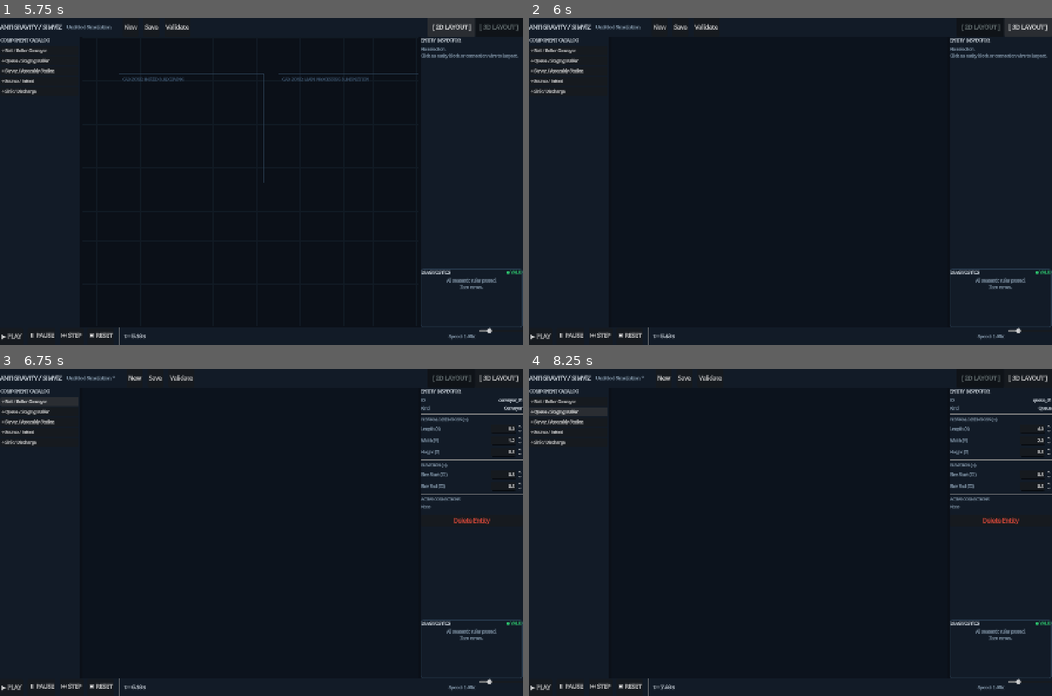
Above: before the commit, frames 1-4 (two rows, left to right).
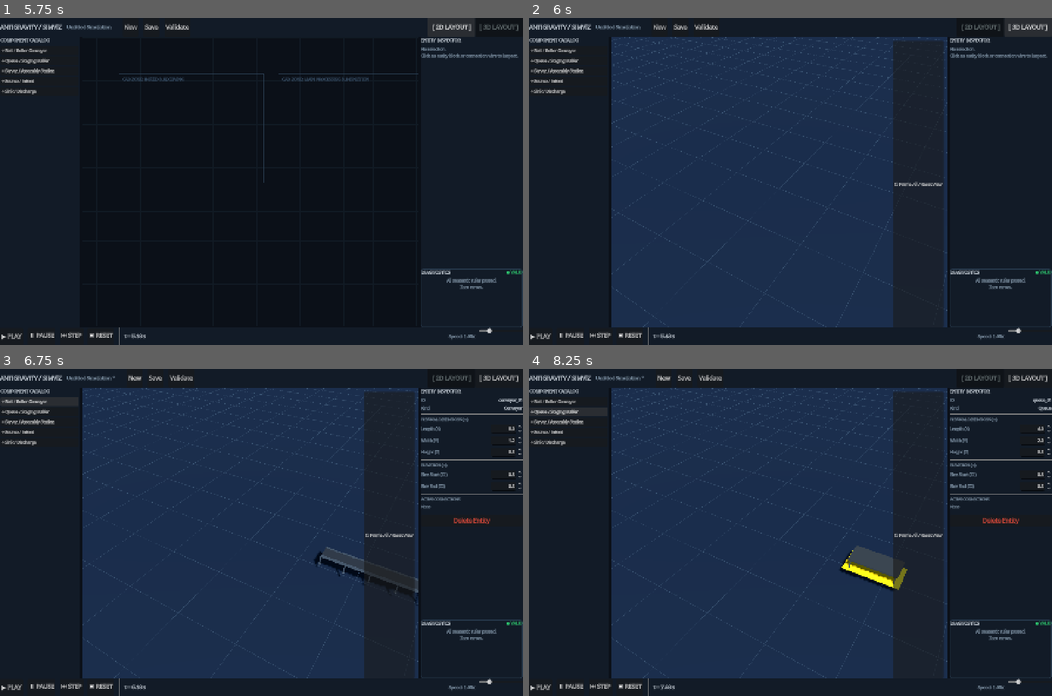
Above: after the commit, the same moments.

Repository: SouKot/Hermes.jl
Game: Godot game, scene res://scenes/main.tscn
Two runs of this game, one before a commit and one after it. Both use one fixed random seed, a clock stepped at 60 frames per second and the inputs below.
Inputs:
- Up to frame 1 (5.75 s): click "▶ PLAY" at 0.5 s; click "▶ PLAY" at 1.25 s; click "New" at 2 s; click "New" at 2.75 s; click "New" at 3.5 s; click "Validate" at 4.25 s; click "[ 2D LAYOUT ]" at 5 s
- Up to frame 2 (6 s): click "[ 3D LAYOUT ]" at 5.75 s
- Up to frame 3 (6.75 s): click "+ Belt / Roller Conveyor" at 6.5 s
- Up to frame 4 (8.25 s): click "New" at 7.25 s; click "+ Queue / Staging Buffer" at 8 s

Frame 1 is identical in both runs. In frame 2, 49% of the frame differs, in the area x 15-80%, y 5-95%; in frame 3, 49%; in frame 4, 49%.
Error in both runs: Invalid assignment of property or key 'text' with value of type 'String' on a base object of type 'Nil'. (res://scripts/main.gd:114)

Commit message:
fix(3d): resolve camera positioning, spherical orbit rig, auto-framing, and 3D equipment rendering in 3D Layout

Diff:
--- a/godot/scripts/authoring_2d_canvas.gd
+++ b/godot/scripts/authoring_2d_canvas.gd
@@ -137,6 +137,7 @@
 		if doc_store != null:
 			doc_store.is_dirty = true
 			doc_store.validate()
+			doc_store.document_modified.emit()
 	_redraw_all()
 
 func _on_port_drag_started(elem_id: String, port_id: String, port_kind: String, is_output: bool, start_pos: Vector2) -> void:
--- a/godot/scripts/authoring_3d_viewport.gd
+++ b/godot/scripts/authoring_3d_viewport.gd
@@ -17,9 +17,9 @@
 var _floor_mesh: MeshInstance3D
 
 # Orbit Camera parameters
-var _cam_distance: float = 24.0
-var _cam_pitch: float = -0.55 # Radians (~31 degrees down)
-var _cam_yaw: float = 0.65   # Radians
+var _cam_distance: float = 30.0
+var _cam_pitch: float = 0.65   # Radians elevation above floor (~37 degrees)
+var _cam_yaw: float = 0.55     # Radians horizontal azimuth
 var _is_orbiting: bool = false
 var _is_panning: bool = false
 var _last_mouse_pos: Vector2 = Vector2.ZERO
@@ -30,14 +30,22 @@
 	size_flags_horizontal = Control.SIZE_EXPAND_FILL
 	size_flags_vertical = Control.SIZE_EXPAND_FILL
 	mouse_filter = Control.MOUSE_FILTER_STOP
-
-func _ready() -> void:
-	_setup_3d_world()
+	_ensure_setup()
 	if doc_store != null:
 		doc_store.document_loaded.connect(_on_document_reloaded)
 		doc_store.document_modified.connect(_on_document_modified)
 		doc_store.selection_changed.connect(_on_selection_changed)
-		rebuild_3d_scene()
+
+func _ready() -> void:
+	_ensure_setup()
+	rebuild_3d_scene()
+	frame_scene()
+
+func _ensure_setup() -> void:
+	if _world_root != null:
+		return
+	_setup_3d_world()
+	_setup_ui_overlay()
 
 func _setup_3d_world() -> void:
 	_sub_viewport = SubViewport.new()
@@ -54,8 +62,8 @@
 	env_res.background_mode = Environment.BG_COLOR
 	env_res.background_color = Color("#0c131d")
 	env_res.ambient_light_source = Environment.AMBIENT_SOURCE_COLOR
-	env_res.ambient_light_color = Color("#4b5a6c")
-	env_res.ambient_light_energy = 1.2
+	env_res.ambient_light_color = Color("#55697d")
+	env_res.ambient_light_energy = 1.3
 	env.environment = env_res
 	_world_root.add_child(env)
 
@@ -66,13 +74,13 @@
 	sun.shadow_enabled = true
 	_world_root.add_child(sun)
 
-	# 2. Polished Concrete Floor Slab
+	# 2a. Polished Concrete Floor Slab
 	var floor_m := PlaneMesh.new()
 	floor_m.size = Vector2(160, 160)
 	var floor_mat := StandardMaterial3D.new()
-	floor_mat.albedo_color = Color("#18212c")
-	floor_mat.metallic = 0.2
-	floor_mat.roughness = 0.4
+	floor_mat.albedo_color = Color("#1e293b")
+	floor_mat.metallic = 0.25
+	floor_mat.roughness = 0.35
 	floor_m.material = floor_mat
 
 	_floor_mesh = MeshInstance3D.new()
@@ -80,15 +88,38 @@
 	_floor_mesh.position = Vector3(0, 0, 0)
 	_world_root.add_child(_floor_mesh)
 
+	# 2b. CAD Floor Alignment Grid (5m spacing with subtle unshaded lines)
+	var grid_mat := StandardMaterial3D.new()
+	grid_mat.shading_mode = BaseMaterial3D.SHADING_MODE_UNSHADED
+	grid_mat.albedo_color = Color(0.24, 0.34, 0.46, 0.7)
+
+	var verts := PackedVector3Array()
+	for i in range(-80, 81, 5):
+		verts.append(Vector3(float(i), 0.01, -80.0))
+		verts.append(Vector3(float(i), 0.01, 80.0))
+		verts.append(Vector3(-80.0, 0.01, float(i)))
+		verts.append(Vector3(80.0, 0.01, float(i)))
+
+	var arr_mesh := ArrayMesh.new()
+	var arrays := []
+	arrays.resize(Mesh.ARRAY_MAX)
+	arrays[Mesh.ARRAY_VERTEX] = verts
+	arr_mesh.add_surface_from_arrays(Mesh.PRIMITIVE_LINES, arrays)
+	arr_mesh.surface_set_material(0, grid_mat)
+
+	var grid_inst := MeshInstance3D.new()
+	grid_inst.mesh = arr_mesh
+	_world_root.add_child(grid_inst)
+
 	# 3. Orbit Camera Rig
 	_cam_pivot = Node3D.new()
-	_cam_pivot.position = Vector3(10, 0, 10)
+	_cam_pivot.position = Vector3(15.0, 0.8, -10.0)
 	_world_root.add_child(_cam_pivot)
 
 	_camera = Camera3D.new()
 	_camera.current = true
-	_camera.fov = 50.0
-	_cam_pivot.add_child(_camera)
+	_camera.fov = 48.0
+	_world_root.add_child(_camera)
 	_update_camera_transform()
 
 	# 4. Equipment Container
@@ -96,11 +127,33 @@
 	_entities_root.name = "EntitiesRoot"
 	_world_root.add_child(_entities_root)
 
+func _setup_ui_overlay() -> void:
+	var overlay := MarginContainer.new()
+	overlay.set_anchors_and_offsets_preset(Control.PRESET_FULL_RECT)
+	overlay.mouse_filter = Control.MOUSE_FILTER_IGNORE
+	overlay.add_theme_constant_override("margin_top", 10)
+	overlay.add_theme_constant_override("margin_right", 10)
+	add_child(overlay)
+
+	var hbox := HBoxContainer.new()
+	hbox.alignment = BoxContainer.ALIGNMENT_END
+	hbox.mouse_filter = Control.MOUSE_FILTER_IGNORE
+	overlay.add_child(hbox)
+
+	var reset_btn := Button.new()
+	reset_btn.text = "⛶ Frame All / Reset View"
+	reset_btn.add_theme_font_size_override("font_size", 11)
+	reset_btn.mouse_filter = Control.MOUSE_FILTER_STOP
+	reset_btn.pressed.connect(func(): frame_scene())
+	hbox.add_child(reset_btn)
+
 func rebuild_3d_scene() -> void:
+	_ensure_setup()
 	if _entities_root == null:
 		return
 
 	for child in _entities_root.get_children():
+		_entities_root.remove_child(child)
 		child.queue_free()
 
 	if doc_store == null or doc_store.active_document == null:
@@ -117,20 +170,83 @@
 		# Godot 3D coordinate system: X East, Y Up, Z South
 		node_3d.position = Vector3(px, pz, -py)
 
+func frame_scene() -> void:
+	_ensure_setup()
+	if _cam_pivot == null or _camera == null:
+		return
+	if doc_store == null or doc_store.active_document == null:
+		_reset_camera_default()
+		return
+
+	var elems = doc_store.active_document.elements
+	if elems.is_empty():
+		_reset_camera_default()
+		return
+
+	var min_x := 1e9
+	var max_x := -1e9
+	var min_z := 1e9
+	var max_z := -1e9
+
+	for elem in elems:
+		var px: float = float(elem.transform.position[0])
+		var py: float = float(elem.transform.position[1])
+		var dims: Vector3 = MeshFactory.get_dims(elem, Vector3(2.0, 1.5, 1.0))
+		var gz: float = -py
+
+		min_x = min(min_x, px)
+		max_x = max(max_x, px + dims.x)
+		min_z = min(min_z, gz - dims.y * 0.5)
+		max_z = max(max_z, gz + dims.y * 0.5)
+
+	if min_x > max_x or min_z > max_z:
+		_reset_camera_default()
+		return
+
+	var center_x := (min_x + max_x) * 0.5
+	var center_z := (min_z + max_z) * 0.5
+	var span_x: float = max_x - min_x
+	var span_z: float = max_z - min_z
+	var max_span: float = max(span_x, span_z)
+
+	_cam_pivot.position = Vector3(center_x, 0.8, center_z)
+	_cam_distance = clamp(max_span * 1.8 + 12.0, 12.0, 160.0)
+	_cam_pitch = 0.65 # ~37 degrees elevation angle
+	_cam_yaw = 0.55   # angled isometric perspective
+	_update_camera_transform()
+
+func _reset_camera_default() -> void:
+	_ensure_setup()
+	if _cam_pivot == null or _camera == null:
+		return
+	_cam_pivot.position = Vector3(15.0, 0.8, -10.0)
+	_cam_distance = 30.0
+	_cam_pitch = 0.65
+	_cam_yaw = 0.55
+	_update_camera_transform()
+
 func _on_document_reloaded(_doc: SceneTypes.SceneDocument) -> void:
 	rebuild_3d_scene()
+	frame_scene()
 
 func _on_document_modified() -> void:
 	rebuild_3d_scene()
 
 func _on_selection_changed(_sel_id: String, _sel_type: String) -> void:
-	# Future: outline shader or bounding box highlight
 	pass
 
 func _update_camera_transform() -> void:
-	_cam_pivot.rotation.y = _cam_yaw
-	_camera.rotation.x = _cam_pitch
-	_camera.position = Vector3(0, 0, _cam_distance)
+	if _camera == null or _cam_pivot == null:
+		return
+	var elev: float = clamp(_cam_pitch, 0.10, 1.45) # Elevation above horizontal floor plane (radians)
+	var horiz_dist: float = _cam_distance * cos(elev)
+	var off_y: float = _cam_distance * sin(elev)
+	var off_x: float = horiz_dist * sin(_cam_yaw)
+	var off_z: float = horiz_dist * cos(_cam_yaw)
+
+	var target_pos := _cam_pivot.position
+	var eye_pos := target_pos + Vector3(off_x, off_y, off_z)
+	_camera.look_at_from_position(eye_pos, target_pos, Vector3.UP)
 
 func _gui_input(event: InputEvent) -> void:
 	if event is InputEventMouseButton:
@@ -144,11 +260,11 @@
 			_last_mouse_pos = mb.position
 			accept_event()
 		elif mb.button_index == MOUSE_BUTTON_WHEEL_UP:
-			_cam_distance = clamp(_cam_distance * 0.9, 2.0, 150.0)
+			_cam_distance = clamp(_cam_distance * 0.88, 2.0, 200.0)
 			_update_camera_transform()
 			accept_event()
 		elif mb.button_index == MOUSE_BUTTON_WHEEL_DOWN:
-			_cam_distance = clamp(_cam_distance * 1.1, 2.0, 150.0)
+			_cam_distance = clamp(_cam_distance * 1.14, 2.0, 200.0)
 			_update_camera_transform()
 			accept_event()
 
@@ -159,16 +275,19 @@
 
 		if _is_orbiting:
 			_cam_yaw -= delta.x * 0.006
-			_cam_pitch = clamp(_cam_pitch - delta.y * 0.006, -1.4, -0.05)
+			_cam_pitch = clamp(_cam_pitch - delta.y * 0.006, 0.10, 1.45)
 			_update_camera_transform()
 			accept_event()
 		elif _is_panning:
 			var forward := -_camera.global_transform.basis.z
 			var right := _camera.global_transform.basis.x
 			forward.y = 0.0
-			forward = forward.normalized()
+			if forward.length_squared() > 0.0001:
+				forward = forward.normalized()
 			right.y = 0.0
-			right = right.normalized()
-			var move := (-right * delta.x + forward * delta.y) * (_cam_distance * 0.002)
+			if right.length_squared() > 0.0001:
+				right = right.normalized()
+			var move := (-right * delta.x + forward * delta.y) * (_cam_distance * 0.0015)
 			_cam_pivot.position += move
-			accept_event()
+			_update_camera_transform()
+			accept_event()
--- a/godot/scripts/authoring_mesh_factory.gd
+++ b/godot/scripts/authoring_mesh_factory.gd
@@ -13,6 +13,8 @@
 static var _mat_beacon_green: StandardMaterial3D
 static var _mat_beacon_yellow: StandardMaterial3D
 static var _mat_beacon_red: StandardMaterial3D
+static var _mat_source_accent: StandardMaterial3D
+static var _mat_sink_accent: StandardMaterial3D
 
 static func _ensure_materials() -> void:
 	if _mat_steel != null:
@@ -60,6 +62,18 @@
 	_mat_beacon_red.emission_enabled = true
 	_mat_beacon_red.emission = Color("#e74c3c")
 	_mat_beacon_red.emission_energy_multiplier = 0.5 # dim when inactive
+
+	# Source Infeed Accent (Powder-coat Green)
+	_mat_source_accent = StandardMaterial3D.new()
+	_mat_source_accent.albedo_color = Color("#27ae60")
+	_mat_source_accent.metallic = 0.4
+	_mat_source_accent.roughness = 0.35
+
+	# Sink Collection Bin Accent (Industrial Purple)
+	_mat_sink_accent = StandardMaterial3D.new()
+	_mat_sink_accent.albedo_color = Color("#8e44ad")
+	_mat_sink_accent.metallic = 0.4
+	_mat_sink_accent.roughness = 0.35
 
 static func create_3d_node_for_element(elem: SceneTypes.SceneElement) -> Node3D:
 	_ensure_materials()
@@ -73,6 +87,10 @@
 			_build_server(root, elem)
 		"queue":
 			_build_queue(root, elem)
+		"source":
+			_build_source(root, elem)
+		"sink":
+			_build_sink(root, elem)
 		_:
 			_build_generic_box(root, elem)
 
@@ -293,8 +311,100 @@
 	pad.position = Vector3(length * 0.5, 0.005, 0)
 	root.add_child(pad)
 
+static func _build_source(root: Node3D, elem: SceneTypes.SceneElement) -> void:
+	var dims := get_dims(elem, Vector3(2.5, 2.0, 2.0))
+	var length: float = dims.x
+	var width: float = dims.y
+	var total_h: float = max(dims.z, 1.8)
+	var stand_h: float = 0.9
+
+	# 1. Base Support Stand (4 legs with leveling feet)
+	for dx in [0.15, length - 0.15]:
+		for dz in [-(width * 0.5) + 0.15, (width * 0.5) - 0.15]:
+			var leg := MeshInstance3D.new()
+			var lm := BoxMesh.new()
+			lm.size = Vector3(0.08, stand_h, 0.08)
+			lm.material = _mat_steel
+			leg.mesh = lm
+			leg.position = Vector3(dx, stand_h * 0.5, dz)
+			root.add_child(leg)
+
+	# 2. Infeed Bulk Hopper Funnel / Upper Bin (Powder-coat Green)
+	var hopper_mesh := BoxMesh.new()
+	var hopper_h: float = total_h - stand_h
+	hopper_mesh.size = Vector3(length * 0.9, hopper_h, width * 0.9)
+	hopper_mesh.material = _mat_source_accent
+	var hopper_inst := MeshInstance3D.new()
+	hopper_inst.mesh = hopper_mesh
+	hopper_inst.position = Vector3(length * 0.5, stand_h + hopper_h * 0.5, 0)
+	root.add_child(hopper_inst)
+
+	# 3. Sloped Discharge Chute at infeed outlet (feeding forward into line)
+	var chute_mesh := BoxMesh.new()
+	chute_mesh.size = Vector3(length * 0.4, 0.06, width * 0.6)
+	chute_mesh.material = _mat_table
+	var chute_inst := MeshInstance3D.new()
+	chute_inst.mesh = chute_mesh
+	chute_inst.position = Vector3(length * 0.85, stand_h + 0.1, 0)
+	chute_inst.rotation.z = -0.3 # tilted down towards conveyor
+	root.add_child(chute_inst)
+
+	# 4. Status Beacon Light on Hopper Top
+	var beacon_base := MeshInstance3D.new()
+	var bm := CylinderMesh.new()
+	bm.top_radius = 0.04
+	bm.bottom_radius = 0.04
+	bm.height = 0.12
+	bm.material = _mat_steel
+	beacon_base.mesh = bm
+	beacon_base.position = Vector3(0.25, total_h + 0.06, -(width * 0.5) + 0.25)
+	root.add_child(beacon_base)
+
+	var beacon_lamp := MeshInstance3D.new()
+	var lm := CylinderMesh.new()
+	lm.top_radius = 0.04
+	lm.bottom_radius = 0.04
+	lm.height = 0.1
+	lm.material = _mat_beacon_green
+	beacon_lamp.mesh = lm
+	beacon_lamp.position = Vector3(0.25, total_h + 0.17, -(width * 0.5) + 0.25)
+	root.add_child(beacon_lamp)
+
+static func _build_sink(root: Node3D, elem: SceneTypes.SceneElement) -> void:
+	var dims := get_dims(elem, Vector3(2.5, 2.0, 1.2))
+	var length: float = dims.x
+	var width: float = dims.y
+	var bin_h: float = max(dims.z, 1.0)
+
+	# 1. Floor Hazard Staging Pad
+	var pad := MeshInstance3D.new()
+	var pm := BoxMesh.new()
+	pm.size = Vector3(length + 0.4, 0.01, width + 0.4)
+	pm.material = _mat_floor_stripe
+	pad.mesh = pm
+	pad.position = Vector3(length * 0.5, 0.005, 0)
+	root.add_child(pad)
+
+	# 2. Deep Industrial Collection Bin (Purple Body)
+	var bin_mesh := BoxMesh.new()
+	bin_mesh.size = Vector3(length * 0.9, bin_h * 0.85, width * 0.9)
+	bin_mesh.material = _mat_sink_accent
+	var bin_inst := MeshInstance3D.new()
+	bin_inst.mesh = bin_mesh
+	bin_inst.position = Vector3(length * 0.5, bin_h * 0.85 * 0.5, 0)
+	root.add_child(bin_inst)
+
+	# 3. Steel Rim & Bumper Guard Rails
+	var rim_mesh := BoxMesh.new()
+	rim_mesh.size = Vector3(length * 0.95, 0.06, width * 0.95)
+	rim_mesh.material = _mat_steel
+	var rim_inst := MeshInstance3D.new()
+	rim_inst.mesh = rim_mesh
+	rim_inst.position = Vector3(length * 0.5, bin_h * 0.85, 0)
+	root.add_child(rim_inst)
+
 static func _build_generic_box(root: Node3D, elem: SceneTypes.SceneElement) -> void:
-	var dims := _get_dims(elem, Vector3(2.0, 1.5, 1.0))
+	var dims := get_dims(elem, Vector3(2.0, 1.5, 1.0))
 	var mesh := BoxMesh.new()
 	mesh.size = Vector3(dims.x, dims.z, dims.y)
 	mesh.material = _mat_steel
@@ -303,9 +413,12 @@
 	inst.position = Vector3(dims.x * 0.5, dims.z * 0.5, 0)
 	root.add_child(inst)
 
-static func _get_dims(elem: SceneTypes.SceneElement, default_v: Vector3) -> Vector3:
+static func get_dims(elem: SceneTypes.SceneElement, default_v: Vector3) -> Vector3:
 	if elem != null and elem.geometry.has("dimensions"):
 		var d = elem.geometry["dimensions"]
 		if d is Array and d.size() >= 3:
 			return Vector3(float(d[0]), float(d[1]), float(d[2]))
 	return default_v
+
+static func _get_dims(elem: SceneTypes.SceneElement, default_v: Vector3) -> Vector3:
+	return get_dims(elem, default_v)
--- a/godot/scripts/authoring_shell.gd
+++ b/godot/scripts/authoring_shell.gd
@@ -365,6 +365,9 @@
 	_canvas_2d.visible = (current_view == ViewMode.VIEW_2D)
 	_viewport_3d.visible = (current_view == ViewMode.VIEW_3D)
 	_update_view_toggle_ui()
+	if current_view == ViewMode.VIEW_3D and _viewport_3d != null:
+		_viewport_3d.rebuild_3d_scene()
+		_viewport_3d.frame_scene()
 
 func _update_view_toggle_ui() -> void:
 	if _btn_view_2d == null or _btn_view_3d == null:
--- a/godot/tests/scenespec_authoring_shell_smoke.gd
+++ b/godot/tests/scenespec_authoring_shell_smoke.gd
@@ -210,6 +210,18 @@
 	var queue_3d: Node3D = MeshFactory.create_3d_node_for_element(q_elem)
 	_assert(queue_3d != null, "Queue 3D node created")
 	_assert(queue_3d.get_child_count() >= 3, "Queue has accumulation bed, legs, and floor hazard pad")
+
+	# Source (Infeed hopper with legs, chute, and green beacon)
+	var src_elem := cat.create_element_instance("source", "source_01", Vector2(0, 0))
+	var src_3d: Node3D = MeshFactory.create_3d_node_for_element(src_elem)
+	_assert(src_3d != null, "Source 3D node created")
+	_assert(src_3d.get_child_count() >= 6, "Source has support legs, green hopper, discharge chute, and beacon")
+
+	# Sink (Discharge collection bin with staging pad and steel rim)
+	var snk_elem := cat.create_element_instance("sink", "sink_01", Vector2(30, 0))
+	var snk_3d: Node3D = MeshFactory.create_3d_node_for_element(snk_elem)
+	_assert(snk_3d != null, "Sink 3D node created")
+	_assert(snk_3d.get_child_count() >= 3, "Sink has staging pad, collection bin, and rim guard")
 
 func test_2d_canvas_and_port_wiring() -> void:
 	_tests_run += 1
@@ -444,3 +456,22 @@
 				if sub is SpinBox:
 					spinbox_count += 1
 	_assert(spinbox_count >= 5, "Inspector contains editable SpinBoxes for Length, Width, Height, Elev Start, Elev End")
+
+	# Test 3D Viewport synchronization & camera auto-framing
+	var vp: Viewport3D = shell._viewport_3d
+	_assert(vp._entities_root.get_child_count() == 1, "3D Viewport synchronized with active document elements")
+	_assert(vp._camera.position.y > 5.0, "3D Camera is elevated above the floor (Y > 5.0m)")
+
+	# Add another element and verify auto-framing around the cluster
+	var c2 := shell.catalog.create_element_instance("conveyor", "conv_far", Vector2(40, 20))
+	shell.doc_store.add_element(c2)
+	vp.frame_scene()
+	_assert(vp._entities_root.get_child_count() == 2, "3D Viewport contains both elements")
+	_assert(vp._cam_pivot.position.x > 10.0, "Camera pivot centered around element cluster in X")
+	_assert(vp._cam_pivot.position.z < 0.0, "Camera pivot centered around element cluster in Godot -Z")
+	_assert(vp._camera.position.y >= 10.0, "Camera elevated sufficiently to frame multi-element scene")
+
+	# Test camera reset default
+	vp._reset_camera_default()
+	_assert(abs(vp._cam_pivot.position.x - 15.0) < 0.1, "Camera reset restores default pivot X=15.0")
+	_assert(vp._camera.position.y > 5.0, "Reset camera elevated above floor")
